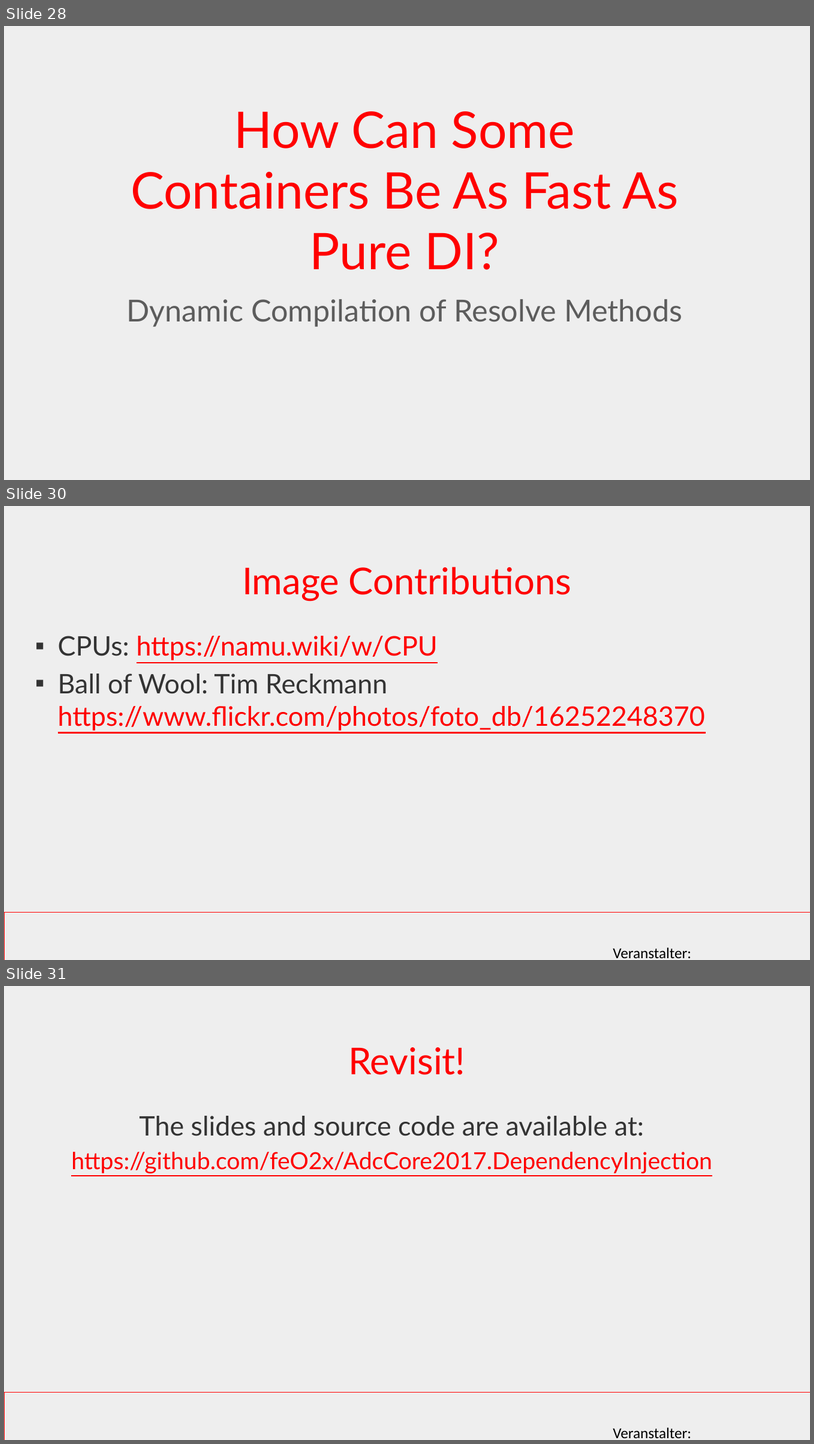
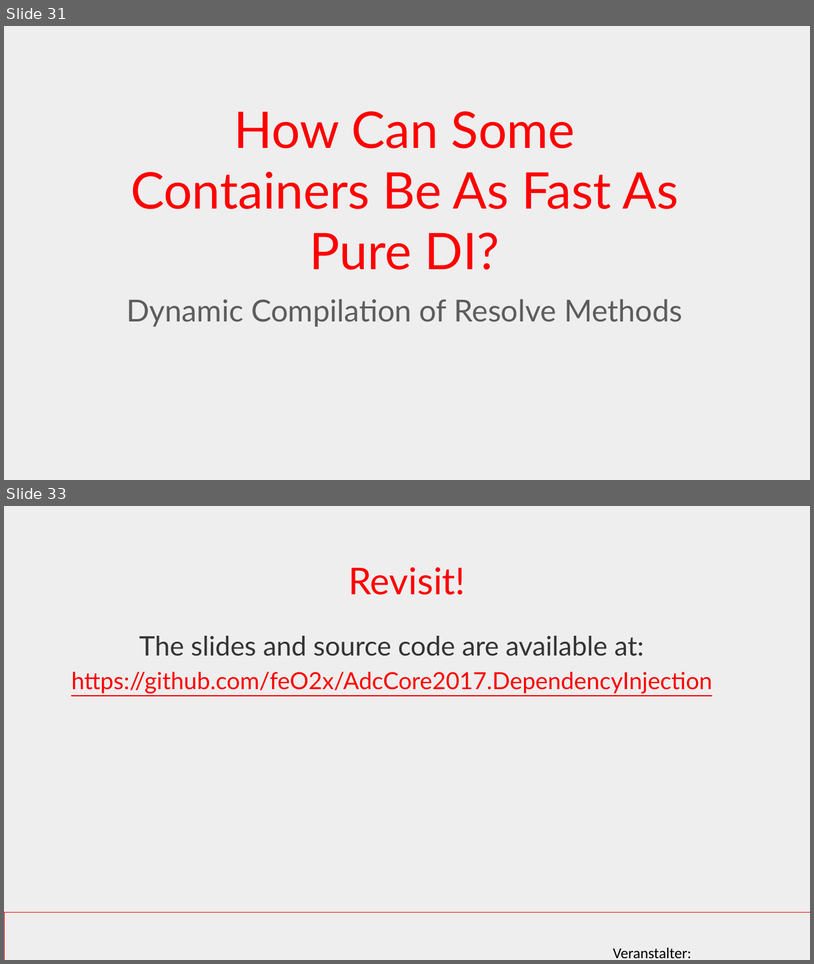
Before and after one commit to feO2x/AdcCore2017.DependencyInjection, a slide deck: ADC Core 2017 - Designing ASP.NET Core Apps with Dependency Injection in Mind.pptx. Shown one above the other, each under a label of ours: slides 28, 30 and 31 before the commit, slides 31 and 33 after it; the slides between them are not shown. The pictures are 814x1444 and 814x964 pixels, drawn with LibreOffice and Linux fonts; fonts in the diff are those of the drawing; background and template pictures are left out. Boxes give left, top, right and bottom in pixels: in the first picture for what was removed or moved away, otherwise in the second. Text is boxed around its words. In the diff, an @@ line names an element or a change of style, - is before the commit and + after.

```diff
--- a/ADC Core 2017 - Designing ASP.NET Core Apps with Dependency Injection in Mind.pptx
+++ b/ADC Core 2017 - Designing ASP.NET Core Apps with Dependency Injection in Mind.pptx
@@ slide 30 removed at [4,506,810,960], background #EEEEEE; not listed: 2 template elements that a slide beside it also shows @@
@@ title removed at [242,567,572,601] @@
-Image Contributions
@@ text removed at [58,636,705,730] @@
-▪ CPUs: https://namu.wiki/w/CPU
-▪ Ball of Wool: Tim Reckmann https://www.flickr.com/photos/foto_db/16252248370
@@ what was slide 28 is now slide 31 @@
@@ what was slide 31 is now slide 33 @@
```
Also in this commit, not shown: 6 slides changed, 3 slides added, 5 other files.
